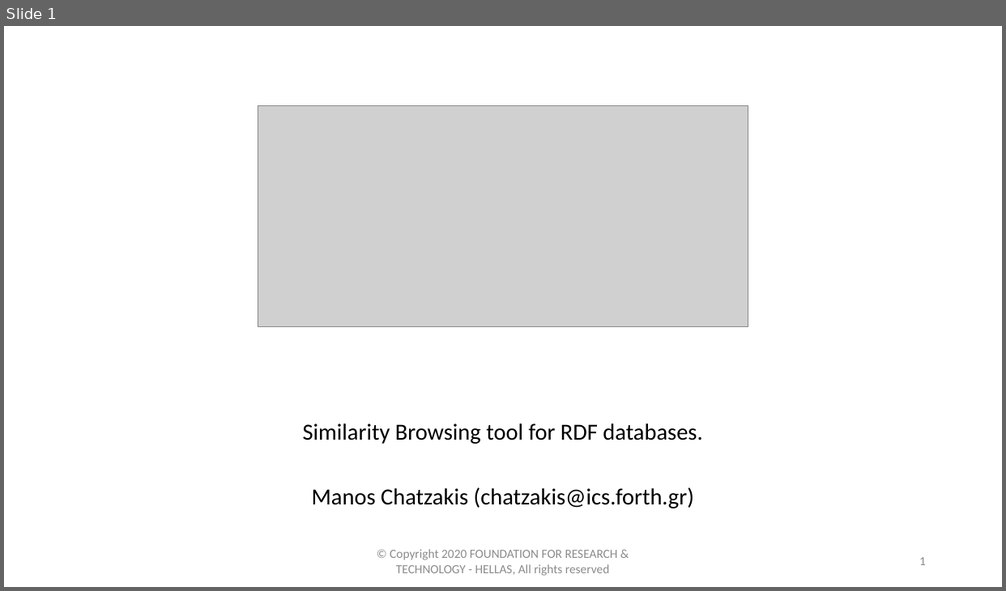
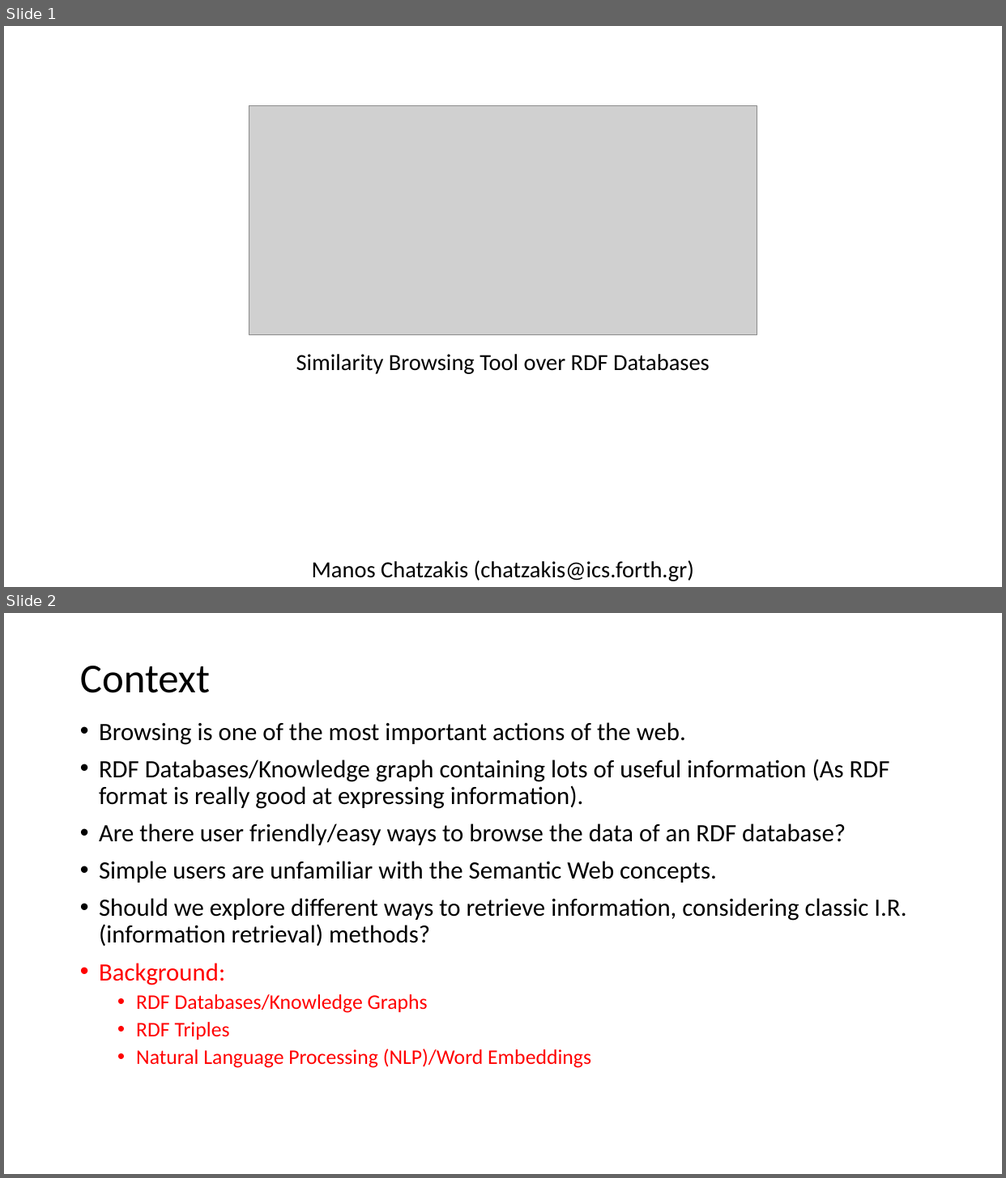
Before and after one commit to MChatzakis/RDFsim, a slide deck: RDFsim/presentation/RDFsim.pptx. Shown one above the other, each under a label of ours: slide 1 before the commit, slides 1 and 2 after it. The pictures are 1006x591 and 1006x1178 pixels, drawn with LibreOffice and Linux fonts; fonts in the diff are those of the drawing; grey boxes stand for pictures. Boxes give left, top, right and bottom in pixels: in the first picture for what was removed or moved away, otherwise in the second. Text is boxed around its words. In the diff, an @@ line names an element or a change of style, - is before the commit and + after.

```diff
--- a/RDFsim/presentation/RDFsim.pptx
+++ b/RDFsim/presentation/RDFsim.pptx
@@ slide 2 added at bbox=[4, 613, 1002, 1174], background #FFFFFF @@
@@ title added at bbox=[80, 666, 210, 693], 39.6 pt, text #000000 @@
+Context
@@ text added at bbox=[99, 722, 906, 1068], 24 pt, text #000000 @@
+• Browsing is one of the most important actions of the web.
+• RDF Databases/Knowledge graph containing lots of useful information (As RDF format is really good at expressing information).
+• Are there user friendly/easy ways to browse the data of an RDF database?
+• Simple users are unfamiliar with the Semantic Web concepts.
+• Should we explore different ways to retrieve information, considering classic I.R. (information retrieval) methods?
+• Background:
+  • RDF Databases/Knowledge Graphs
+  • RDF Triples
+  • Natural Language Processing (NLP)/Word Embeddings
@@ slide 1 changed as well @@
@@ picture: place and size @@
-picture at bbox=[258, 106, 749, 327]
+picture at bbox=[249, 106, 757, 335]
@@ text added at bbox=[296, 354, 710, 374], 22.2 pt, text #000000 @@
+Similarity Browsing Tool over RDF Databases
@@ subtitle at bbox=[303, 424, 702, 444]: paragraph removed @@
-Similarity Browsing tool for RDF databases.
@@ subtitle "Manos Chatzakis (chatzakis@ics.forth.gr)": place and size @@
-subtitle "Manos Chatzakis (chatzakis@ics.forth.gr)" at bbox=[303, 424, 702, 509]
+subtitle "Manos Chatzakis (chatzakis@ics.forth.gr)" at bbox=[312, 561, 694, 582]
@@ text removed at bbox=[390, 549, 618, 576] @@
-© Copyright 2020 FOUNDATION FOR RESEARCH & TECHNOLOGY - HELLAS, All rights reserved
@@ page number removed at bbox=[919, 557, 926, 565] @@
-1
```
Also in this commit, not shown: 3 other slides added, 5 slides removed.
